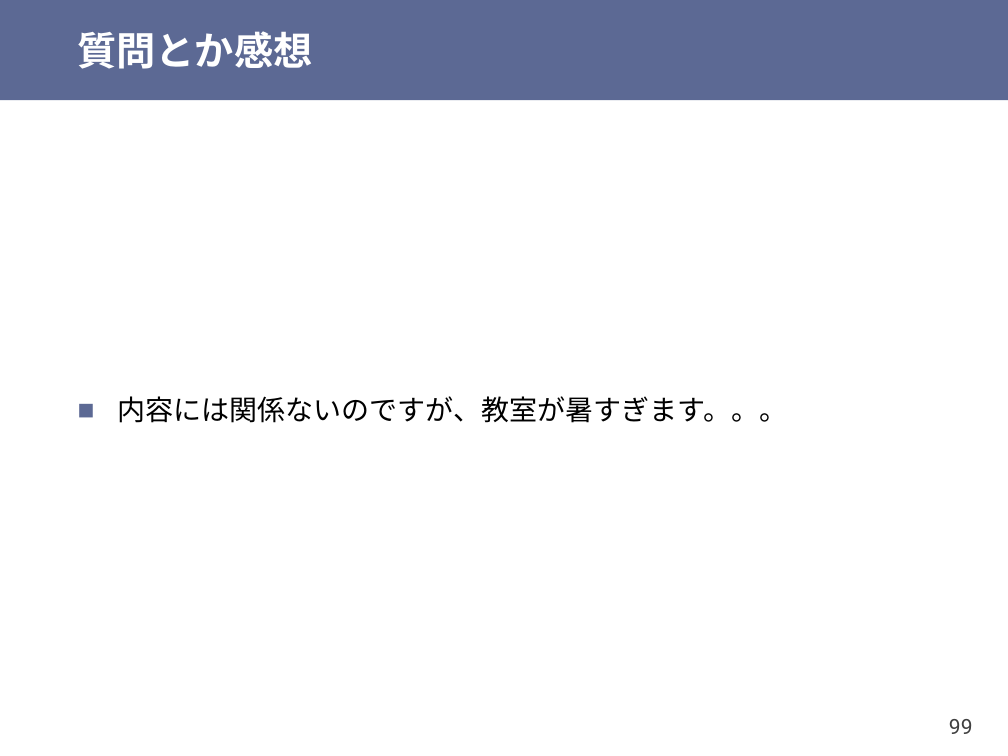
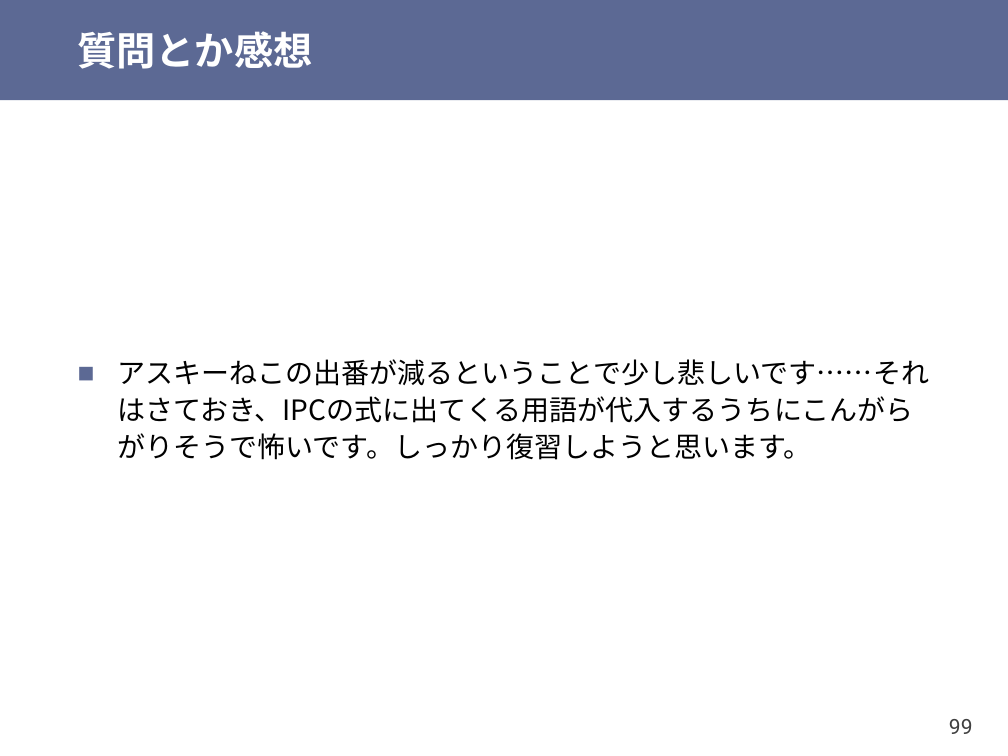
Before and after one commit to shioyadan/otya-computer-architecture-i, a slide deck: slide 99 of cai-shioya-09.pptx. Drawn at 1008x756 pixels with LibreOffice and Linux fonts; fonts in the diff are those of the drawing. Boxes give left, top, right and bottom in pixels: in the first picture for what was removed or moved away, otherwise in the second. Text is boxed around its words. In the diff, an @@ line names an element or a change of style, - is before the commit and + after.

```diff
--- a/cai-shioya-09.pptx
+++ b/cai-shioya-09.pptx
@@ text at (x1=117, y1=359, x2=929, y2=460): text changed @@
-■ 内容には関係ないのですが、教室が暑すぎます。。。
+■ アスキーねこの出番が減るということで少し悲しいです……それはさておき、IPCの式に出てくる用語が代入するうちにこんがらがりそうで怖いです。しっかり復習しようと思います。
```
Also in this commit, not shown: 22 other slides changed, 1 slide added, 9 slides removed, 1 other file.
